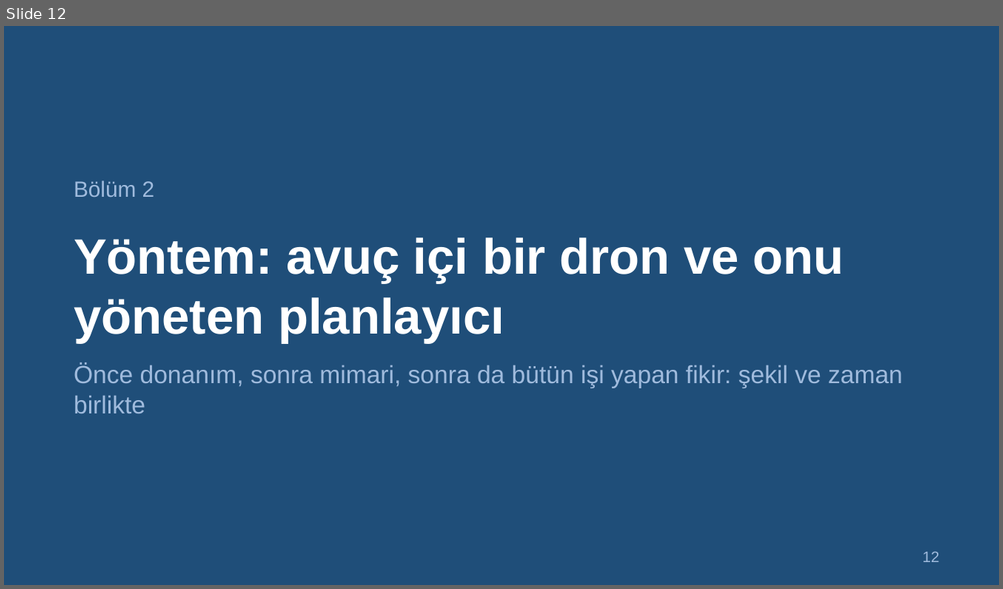
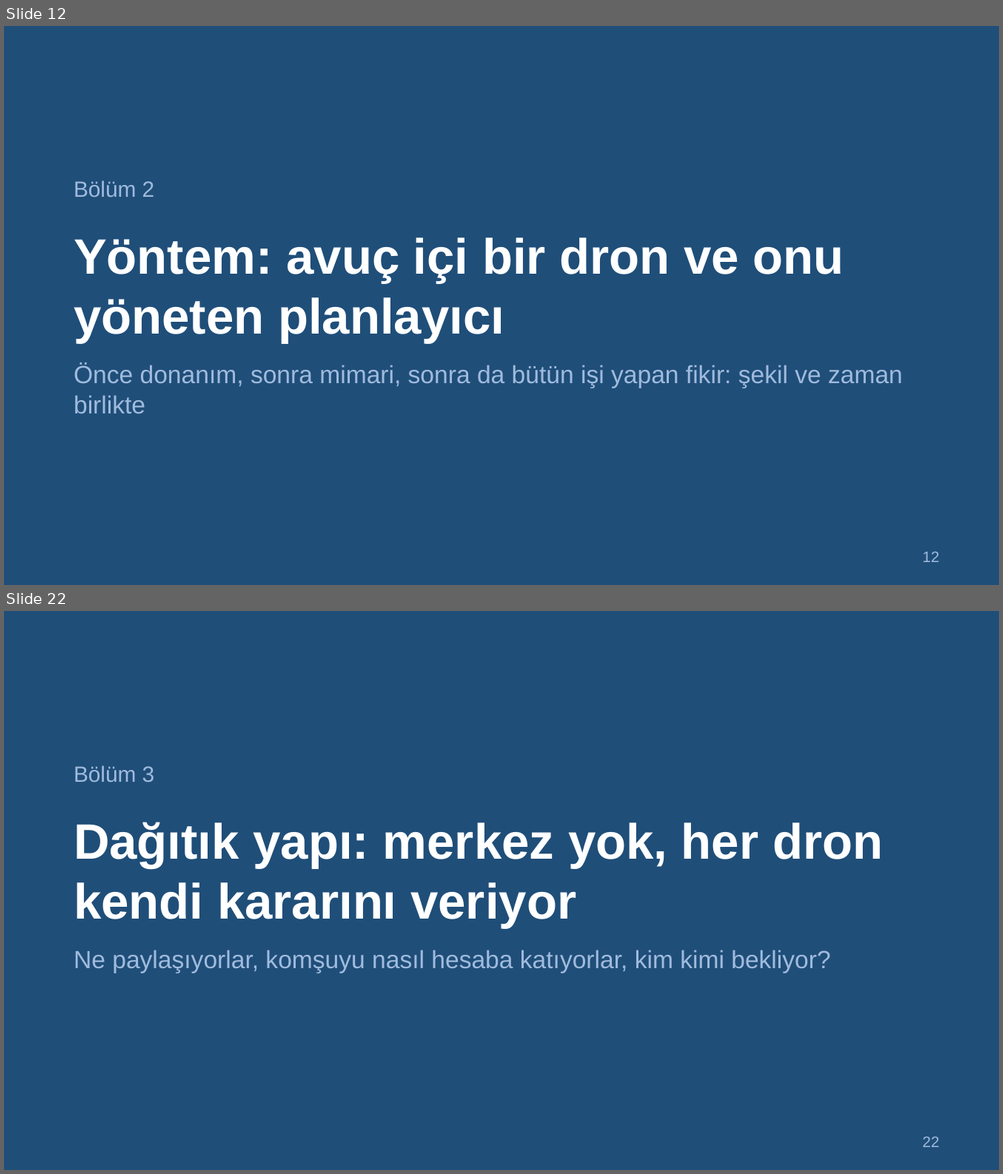
Before and after one commit to SamedBilginAlternet/zhou2022-swarm-sunum, a slide deck: Zhou2022_Suru_Sunumu.pptx. Shown one above the other, each under a label of ours: slide 12 before the commit, slides 12 and 22 after it; the slides between them are not shown. The pictures are 1003x589 and 1003x1174 pixels, drawn with LibreOffice and Linux fonts; fonts in the diff are those of the drawing. Boxes give left, top, right and bottom in pixels: in the first picture for what was removed or moved away, otherwise in the second. Text is boxed around its words. In the diff, an @@ line names an element or a change of style, - is before the commit and + after.

```diff
--- a/Zhou2022_Suru_Sunumu.pptx
+++ b/Zhou2022_Suru_Sunumu.pptx
@@ slide 22 added at (x1=4, y1=611, x2=999, y2=1170), background #1F4E79 @@
@@ text added at (x1=74, y1=766, x2=155, y2=782), 16 pt, text #A0BBDD @@
+Bölüm 3
@@ title added at (x1=74, y1=822, x2=882, y2=928), 36 pt, text #FFFFFF, bold @@
+Dağıtık yapı: merkez yok, her dron kendi kararını veriyor
@@ text added at (x1=74, y1=950, x2=830, y2=973), 18 pt, text #A0BBDD @@
+Ne paylaşıyorlar, komşuyu nasıl hesaba katıyorlar, kim kimi bekliyor?
@@ page number added at (x1=922, y1=1137, x2=939, y2=1147), 11 pt, text #A0BBDD @@
+22
```
Also in this commit, not shown: 36 slides changed, 7 other slides added, 3 other files.
